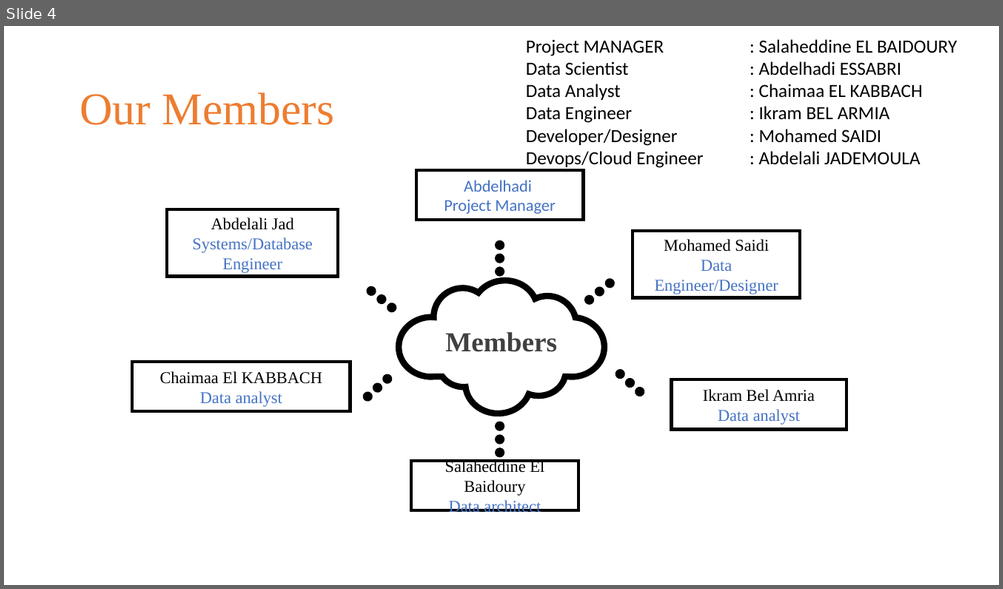
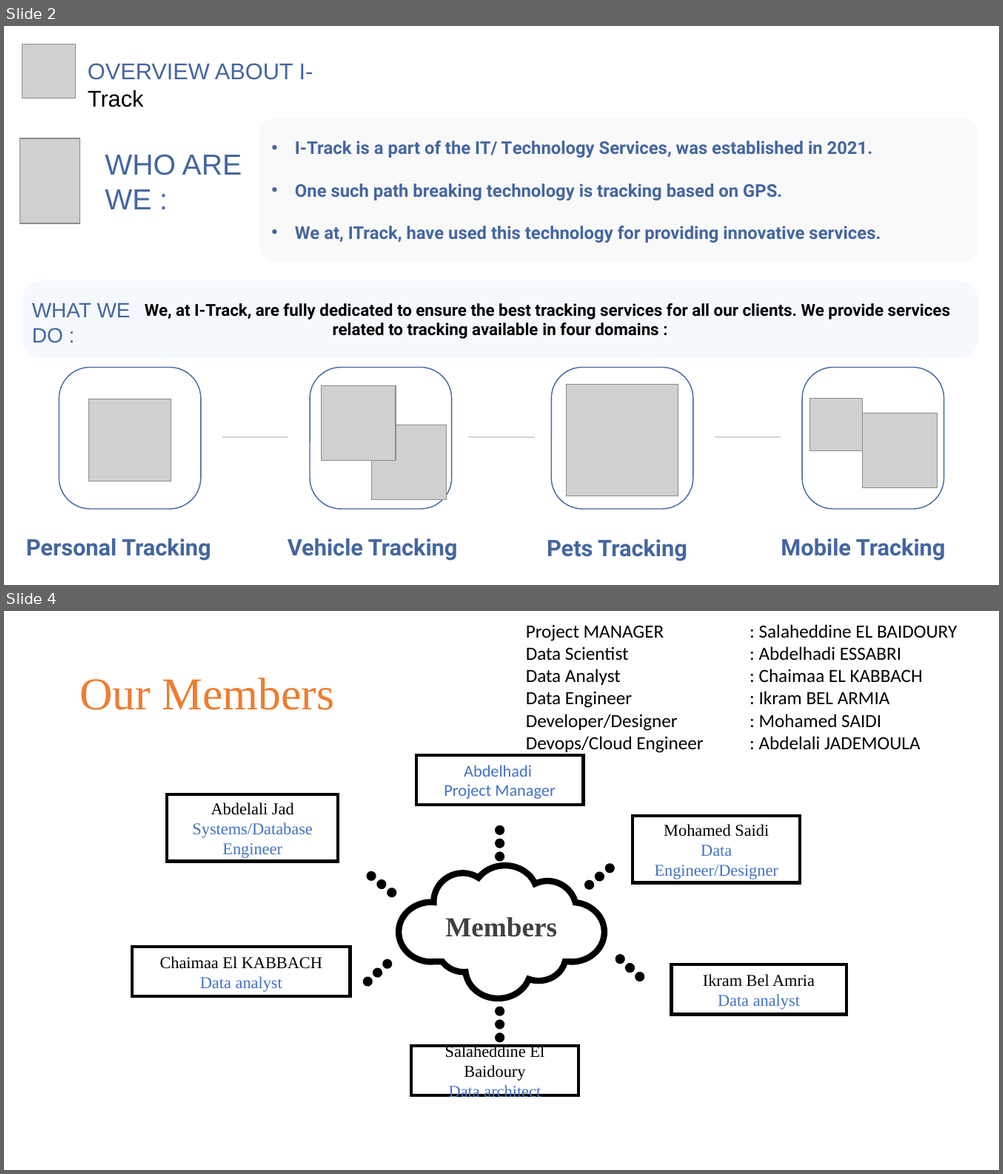
Before and after one commit to MiSalah/Real-Time-Data-Streaming-Analytics-System-for-tracking-Pedestrians, a slide deck: Progress' Presentations/Etat d'avancement - S1.pptx. Shown one above the other, each under a label of ours: slide 4 before the commit, slides 2 and 4 after it; the slides between them are not shown. The pictures are 1003x589 and 1003x1174 pixels, drawn with LibreOffice and Linux fonts; fonts in the diff are those of the drawing; grey boxes stand for pictures. Boxes give left, top, right and bottom in pixels: in the first picture for what was removed or moved away, otherwise in the second. Text is boxed around its words. In the diff, an @@ line names an element or a change of style, - is before the commit and + after.

Commit message:
add the progress presentation v2 : [WHO ARE WE & WHAT WE DO - done]

```diff
--- a/Progress' Presentations/Etat d'avancement - S1.pptx
+++ b/Progress' Presentations/Etat d'avancement - S1.pptx
@@ slide 2 added at (4, 26, 999, 585), background #FFFFFF @@
@@ picture added at (22, 44, 76, 99) @@
@@ text added at (88, 63, 313, 107), 22 pt, text #4466A0 @@
+OVERVIEW ABOUT I-Track
@@ picture added at (20, 138, 80, 224) @@
@@ text added at (105, 154, 242, 210), 28 pt, text #4466A0 @@
+WHO ARE
+WE :
@@ text added at (295, 141, 880, 243), 17 pt, text #4466A0, bold @@
+• I-Track is a part of the IT/ Technology Services, was established in 2021.
+• One such path breaking technology is tracking based on GPS.
+• We at, ITrack, have used this technology for providing innovative services.
@@ rounded rectangle added at (22, 281, 979, 358), fill #F5F9FD, 16 pt, text #000000, bold @@
+We, at I-Track, are fully dedicated to ensure the best tracking services for all our clients. We provide services related to tracking available in four domains :
@@ text added at (32, 303, 131, 343), 20 pt, text #4466A0 @@
+WHAT WE
+DO :
@@ rounded rectangle added at (60, 368, 201, 509), outline #4466A0 1 pt @@
@@ rounded rectangle added at (310, 368, 452, 509), outline #4466A0 1 pt @@
@@ rounded rectangle added at (551, 368, 693, 509), outline #4466A0 1 pt @@
@@ rounded rectangle added at (802, 368, 944, 509), outline #4466A0 1 pt @@
@@ picture added at (89, 399, 171, 481) @@
@@ picture added at (321, 386, 395, 461) @@
@@ picture added at (566, 384, 677, 496) @@
@@ picture added at (810, 399, 862, 452) @@
@@ picture added at (862, 414, 936, 488) @@
@@ line added from (222, 437) to (288, 437), #D4D4D4 1.5 pt @@
@@ picture added at (372, 426, 447, 500) @@
@@ line added from (468, 437) to (535, 437), #D4D4D4 1.5 pt @@
@@ line added from (714, 437) to (781, 437), #D4D4D4 1.5 pt @@
@@ text added at (26, 539, 211, 561), 22 pt, text #4466A0, bold @@
+Personal Tracking
@@ text added at (287, 539, 458, 561), 22 pt, text #4466A0, bold @@
+Vehicle Tracking
@@ text added at (546, 540, 687, 562), 22 pt, text #4466A0, bold @@
+Pets Tracking
@@ text added at (780, 539, 945, 561), 22 pt, text #4466A0, bold @@
+Mobile Tracking
```
Also in this commit, not shown: 2 slides changed, 1 slide removed.
